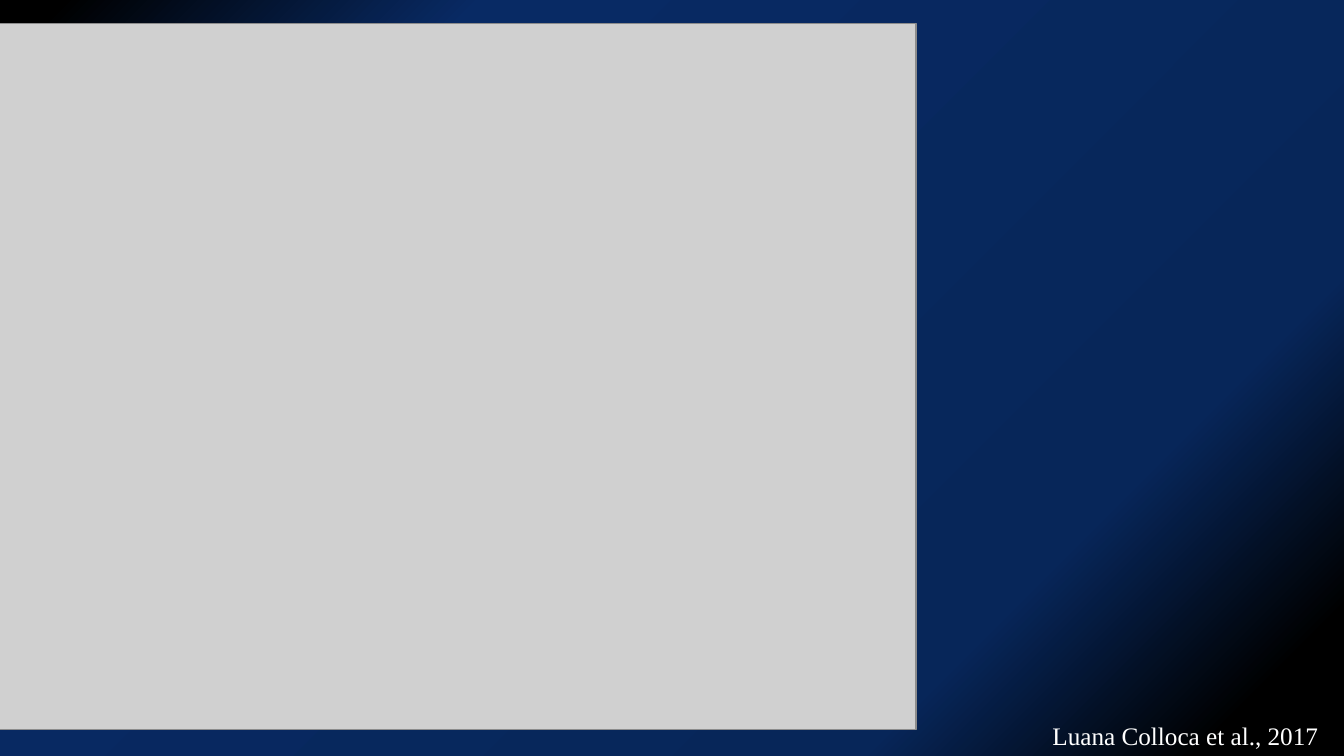
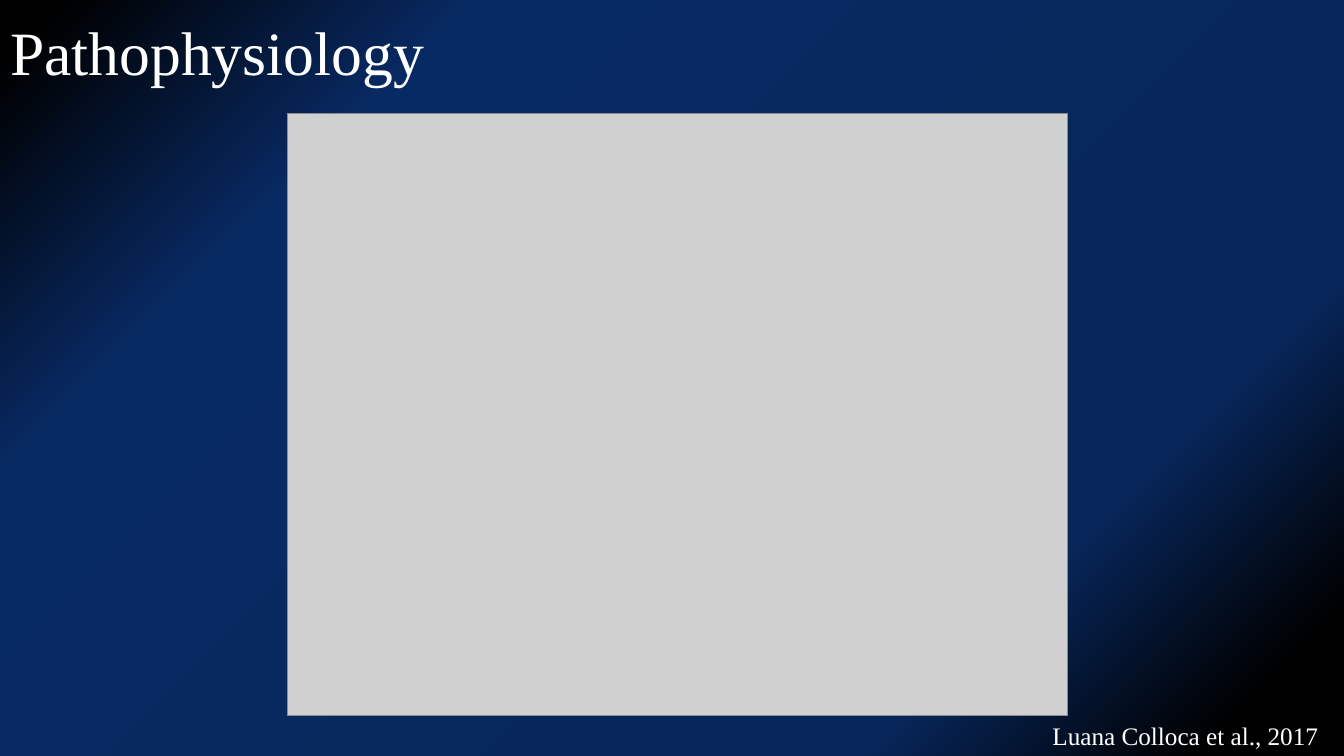
Before and after one commit to kjfdf/lecture, a slide deck: slide 11 of 2021.12 개원의연수강좌-neuropathic pain.pptx (slide 7 before the commit). Drawn at 1344x756 pixels with LibreOffice and Linux fonts; fonts in the diff are those of the drawing; grey boxes stand for pictures. Boxes give left, top, right and bottom in pixels: in the first picture for what was removed or moved away, otherwise in the second. Text is boxed around its words. In the diff, an @@ line names an element or a change of style, - is before the commit and + after.

```diff
--- a/2021.12 개원의연수강좌-neuropathic pain.pptx
+++ b/2021.12 개원의연수강좌-neuropathic pain.pptx
@@ title added at (10, 27, 424, 87), 44 pt, text #FFFFFF @@
+Pathophysiology
@@ picture: place and size @@
-picture at (0, 23, 917, 730)
+picture at (287, 114, 1068, 716)
```
Also in this commit, not shown: 7 other slides changed, 4 slides added, 1 slide removed.
